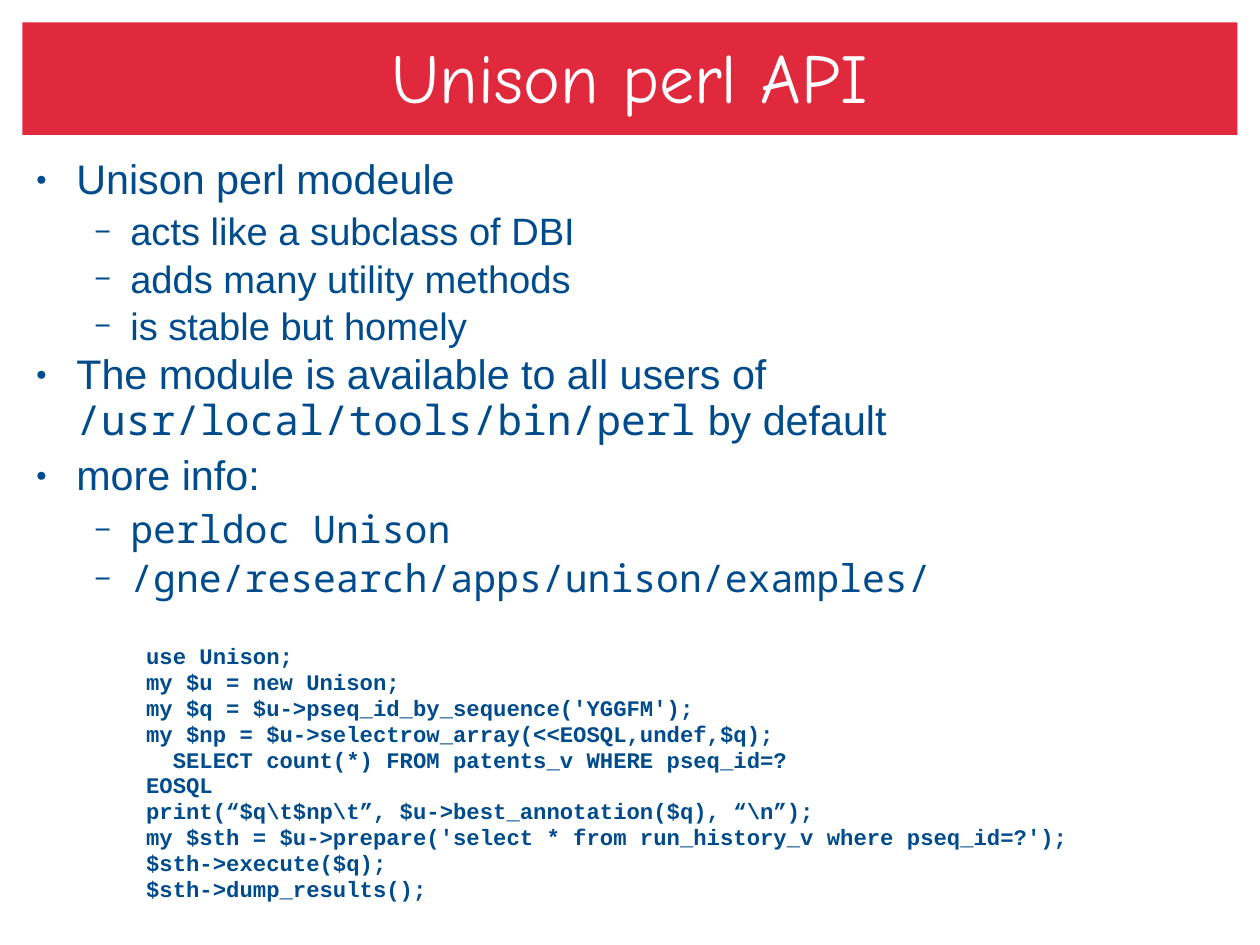
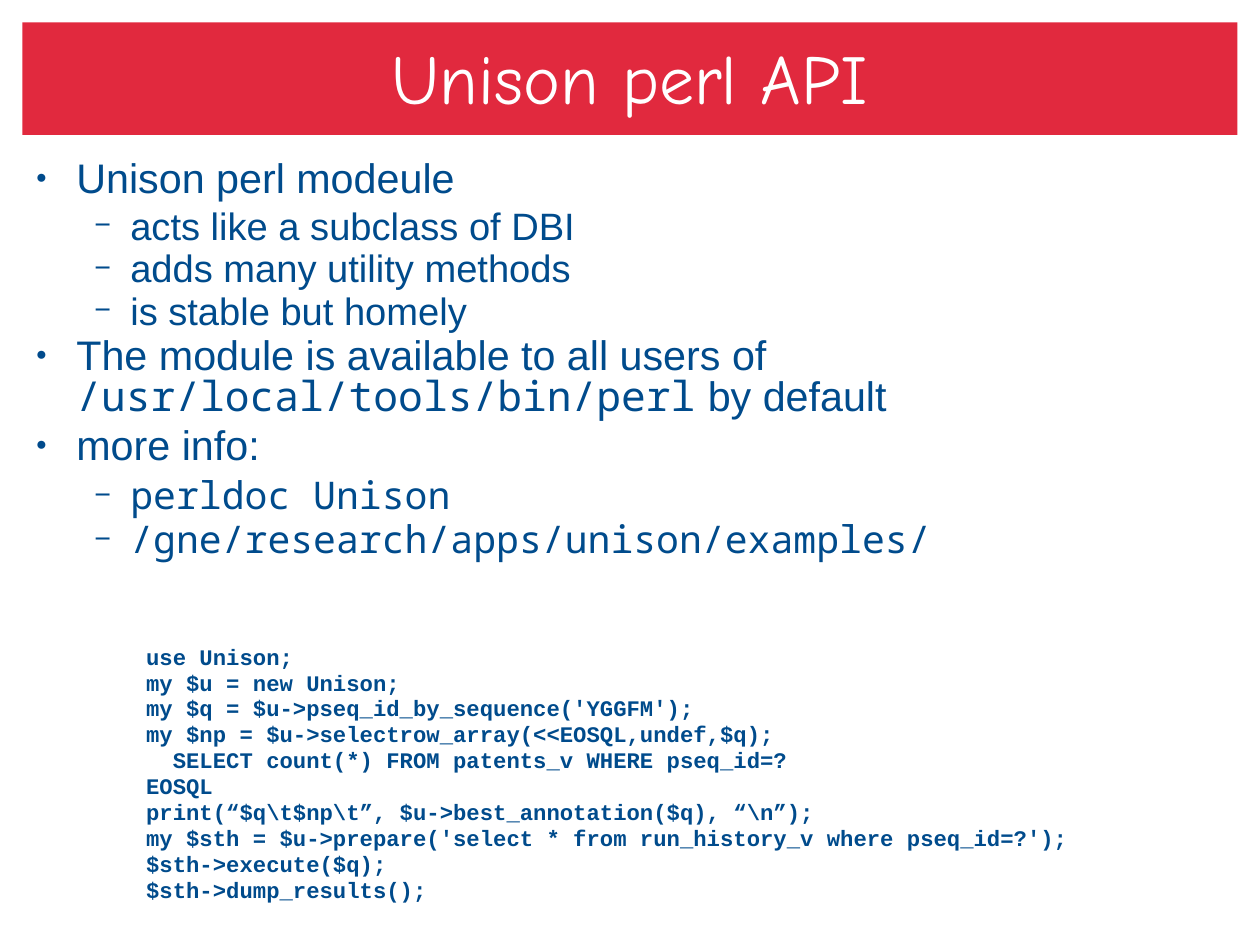
Before and after one commit to unison/unison, a slide deck: slide 19 of doc/unison-tutorial.ppt. Drawn at 1260x945 pixels with LibreOffice and Linux fonts; fonts in the diff are those of the drawing. Boxes give left, top, right and bottom in pixels: in the first picture for what was removed or moved away, otherwise in the second. Text is boxed around its words. In the diff, an @@ line names an element or a change of style, - is before the commit and + after.

Commit message:
exported unison-tutorial.ppt with OOo 3 to fix text rotation problem

```diff
--- a/doc/unison-tutorial.ppt
+++ b/doc/unison-tutorial.ppt
@@ text "Unison perl modeule" at (x1=76, y1=163, x2=930, y2=563): line spacing 0.93 to 0.83; line spacing 0.97 to 0.87 @@
```
Also in this commit, not shown: 9 other slides changed.
